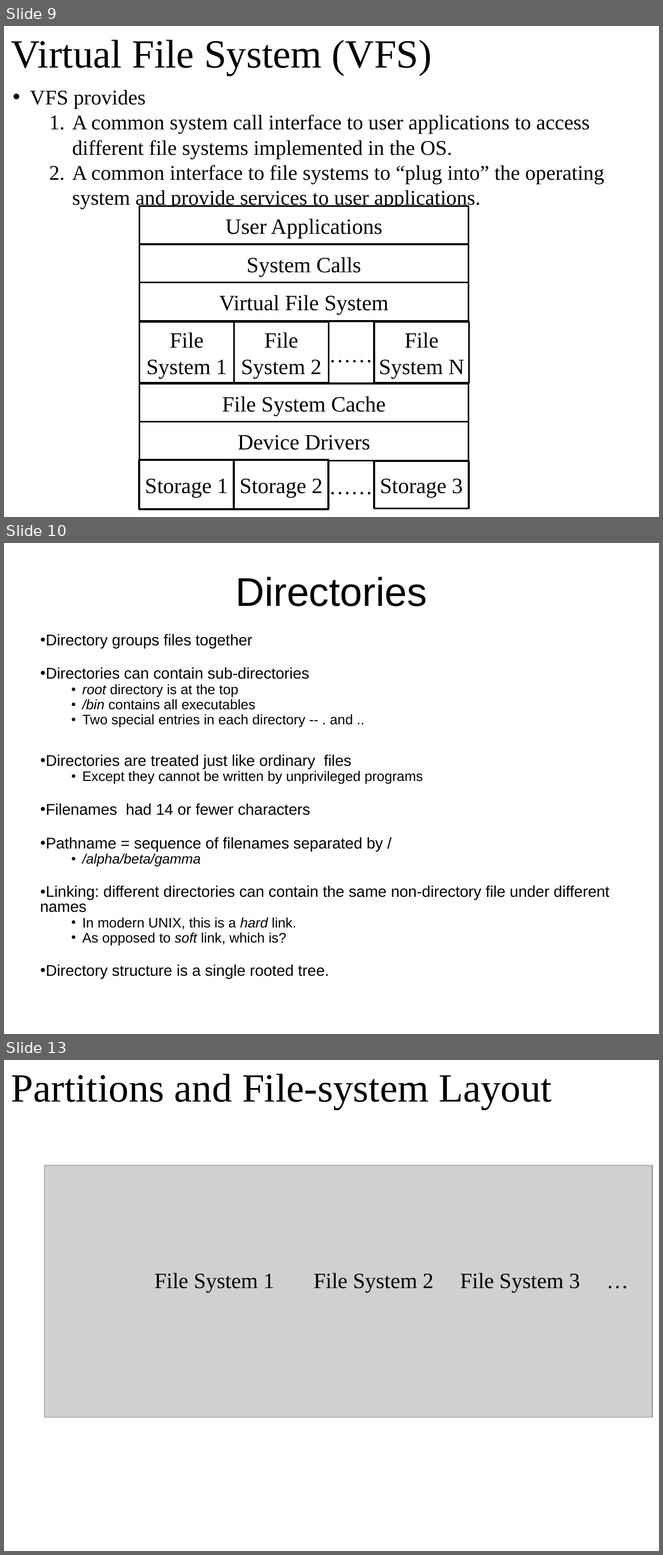
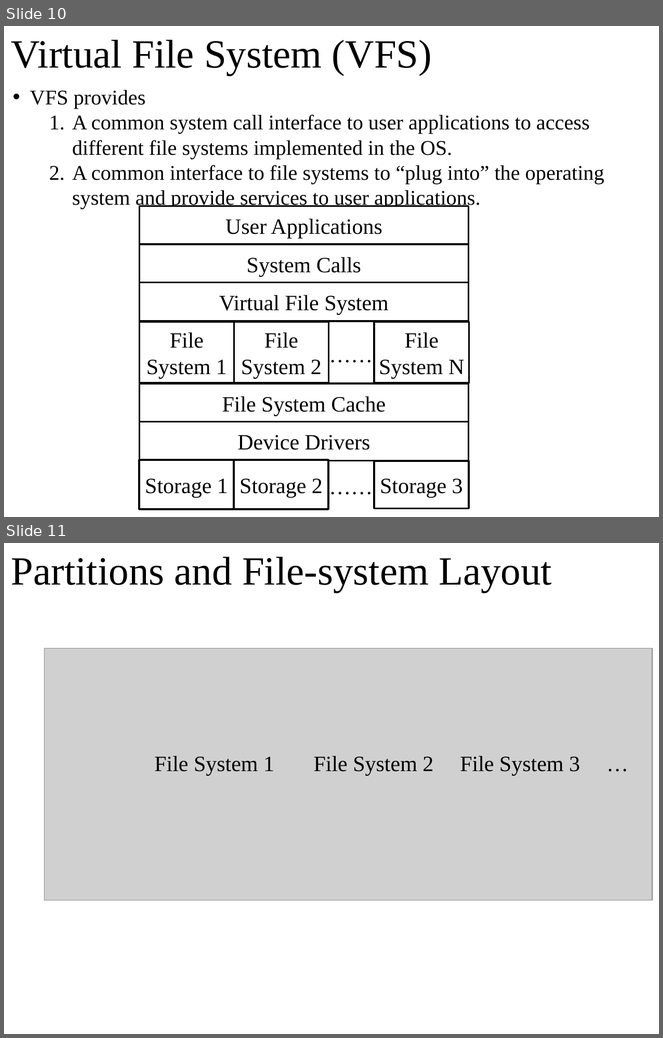
Before and after one commit to oscourse/oscourse.github.io, a slide deck: slides/unix_ritchie.pptx. Shown one above the other, each under a label of ours: slides 9, 10 and 13 before the commit, slides 10 and 11 after it; the slides between them are not shown. The pictures are 663x1555 and 663x1038 pixels, drawn with LibreOffice and Linux fonts; fonts in the diff are those of the drawing; grey boxes stand for pictures. Boxes give left, top, right and bottom in pixels: in the first picture for what was removed or moved away, otherwise in the second. Text is boxed around its words. In the diff, an @@ line names an element or a change of style, - is before the commit and + after.

```diff
--- a/slides/unix_ritchie.pptx
+++ b/slides/unix_ritchie.pptx
@@ slide 10 removed at (x1=4, y1=543, x2=659, y2=1034), background #FFFFFF @@
@@ title removed at (x1=236, y1=577, x2=427, y2=606) @@
-Directories
@@ text removed at (x1=40, y1=634, x2=609, y2=979) @@
-● Directory groups files together
-● Directories can contain sub-directories
-  ● root directory is at the top
-  ● /bin contains all executables
-  ● Two special entries in each directory -- . and ..
-● Directories are treated just like ordinary files
-  ● Except they cannot be written by unprivileged programs
-● Filenames had 14 or fewer characters
-● Pathname = sequence of filenames separated by /
-  ● /alpha/beta/gamma
-● Linking: different directories can contain the same non-directory file under different names
-  ● In modern UNIX, this is a hard link.
-  ● As opposed to soft link, which is?
-● Directory structure is a single rooted tree.
@@ what was slide 9 is now slide 10 @@
@@ what was slide 13 is now slide 11 @@
```
Also in this commit, not shown: 4 slides changed, 1 other slide removed, 1 other file.
